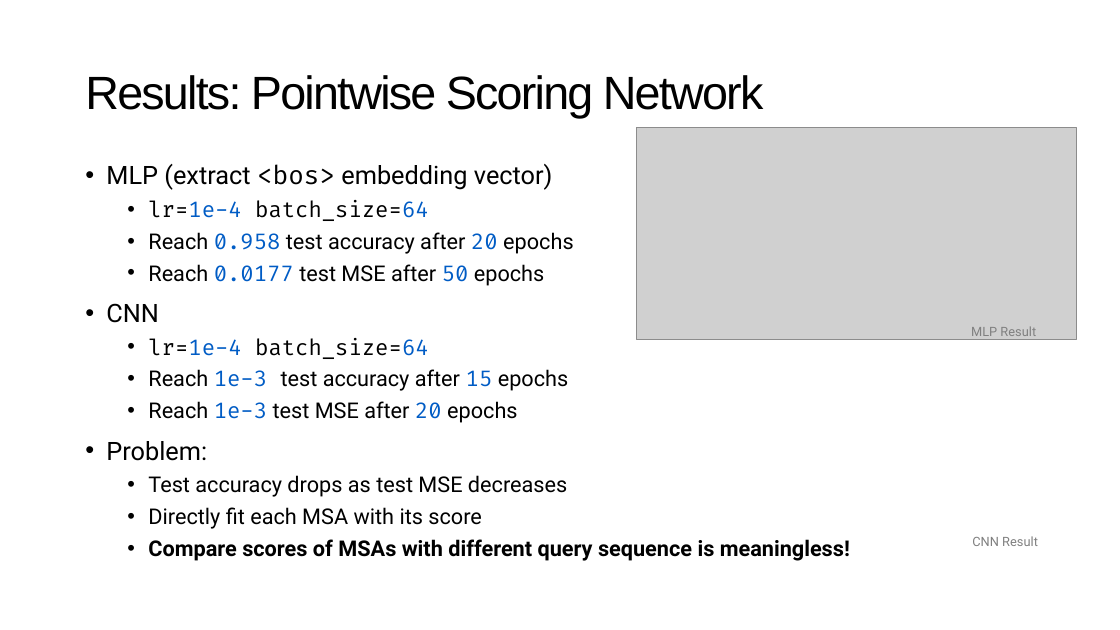
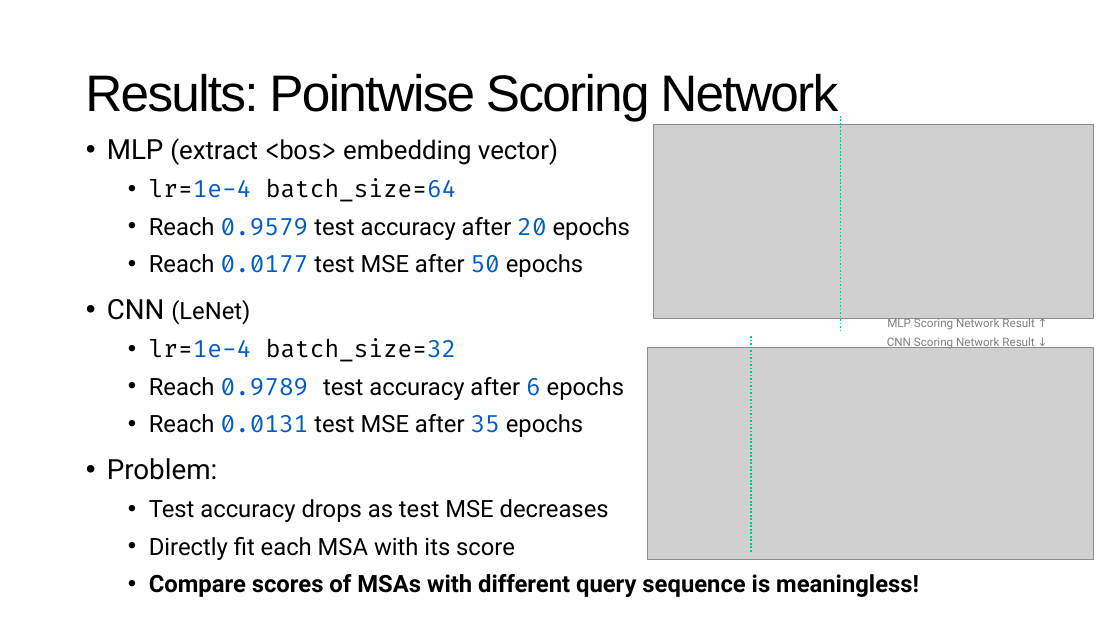
Before and after one commit to NaiL23/ShanghaiTech-CS177H-MSA-Scoring, a slide deck: slide 10 of report/presentation.pptx (slide 9 before the commit). Drawn at 1120x630 pixels with LibreOffice and Linux fonts; fonts in the diff are those of the drawing; grey boxes stand for pictures. Boxes give left, top, right and bottom in pixels: in the first picture for what was removed or moved away, otherwise in the second. Text is boxed around its words. In the diff, an @@ line names an element or a change of style, - is before the commit and + after.

```diff
--- a/report/presentation.pptx
+++ b/report/presentation.pptx
@@ title "Results: Pointwise Scoring Network" at (85,73,838,121): size 40 to 44 pt @@
@@ line added from (841, 116) to (841, 332), #00CA90 1.5 pt dashed @@
@@ text "MLP (extract <bos> embedding vector)": place and size @@
-text "MLP (extract <bos> embedding vector)" at (106,164,850,561)
+text "MLP (extract <bos> embedding vector)" at (107,138,919,597)
@@ text at (107,138,919,597): size 21.7 to 23.8 pt in "MLP", "Problem:"; size 21.7 to 22.1 pt in "(extract <bos> embedding vector)"; letter spacing 0 to -1.5 pt in "<bos>"; size 18.6 to 20.4 pt in "lr=1e-4 batch_size=64", "Reach 0.0177 test MSE after 50 epochs", "Test accuracy drops as test MSE decreases", "Directly fit each MSA with its score" and 1 more places; line spacing 1 to 1.1 @@
@@ picture: place and size @@
-picture at (637,127,1076,339)
+picture at (655,124,1094,318)
@@ text at (149,217,630,240): text changed; size 18.6 to 20.4 pt @@
-  • Reach 0.958 test accuracy after 20 epochs
+  • Reach 0.9579 test accuracy after 20 epochs
@@ text at (107,299,624,437): text changed; size 18.6 to 20.4 pt @@
-• CNN
-  • lr=1e-4 batch_size=64
-  • Reach 1e-3 test accuracy after 15 epochs
-  • Reach 1e-3 test MSE after 20 epochs
+• CNN (LeNet)
+  • lr=1e-4 batch_size=32
+  • Reach 0.9789 test accuracy after 6 epochs
+  • Reach 0.0131 test MSE after 35 epochs
@@ text added at (887,317,1034,349), 10 pt, text #808080 @@
+MLP Scoring Network Result ↑
+CNN Scoring Network Result ↓
@@ text removed at (971,326,1036,340) @@
-MLP Result
@@ picture added at (648,348,1094,560) @@
@@ line added from (751, 336) to (751, 552), #00CA90 1.5 pt dashed @@
@@ text removed at (972,536,1038,546) @@
-CNN Result
```
Also in this commit, not shown: 8 other slides changed, 6 slides added, 1 slide removed, 4 other files.
